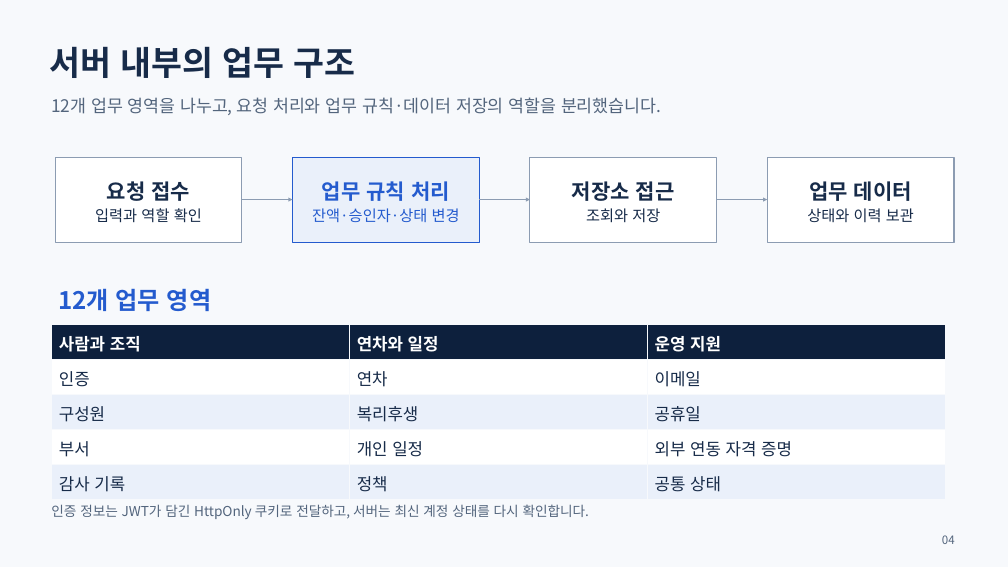
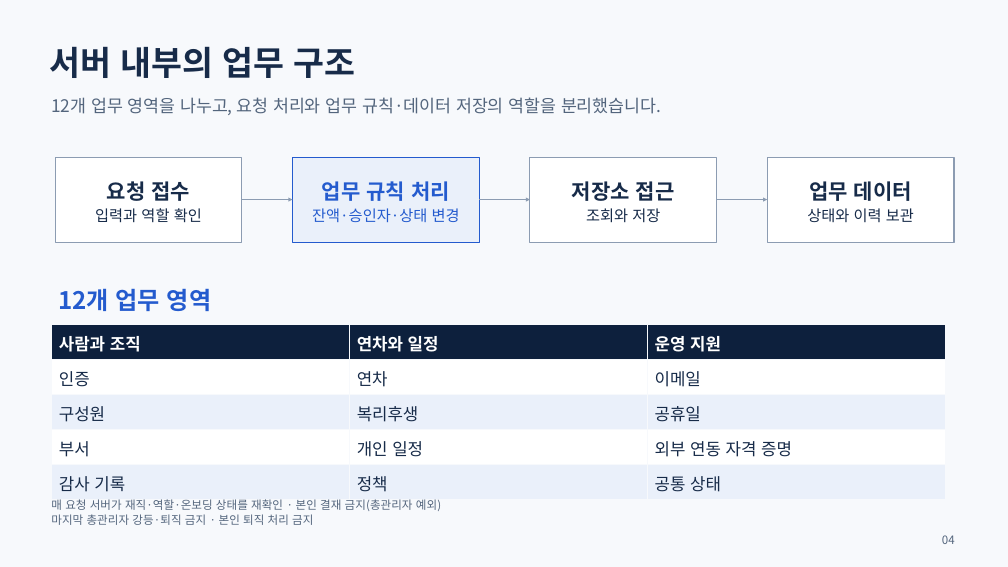
Before and after one commit to yejun9052/mlsoft-first-project, a slide deck: slide 4 of docs/발표자료/연차ON-프로젝트-소개-2026-09-11.pptx. Drawn at 1008x567 pixels with LibreOffice and Linux fonts; fonts in the diff are those of the drawing. Boxes give left, top, right and bottom in pixels: in the first picture for what was removed or moved away, otherwise in the second. Text is boxed around its words. In the diff, an @@ line names an element or a change of style, - is before the commit and + after.

```diff
--- a/docs/발표자료/연차ON-프로젝트-소개-2026-09-11.pptx
+++ b/docs/발표자료/연차ON-프로젝트-소개-2026-09-11.pptx
@@ text at (51, 499, 441, 525): text changed; size 13 to 11 pt @@
-인증 정보는 JWT가 담긴 HttpOnly 쿠키로 전달하고, 서버는 최신 계정 상태를 다시 확인합니다.
+매 요청 서버가 재직·역할·온보딩 상태를 재확인 · 본인 결재 금지(총관리자 예외)
+마지막 총관리자 강등·퇴직 금지 · 본인 퇴직 처리 금지
```
Also in this commit, not shown: 10 other slides changed, 2 slides added, 7 slides removed, 3 other files.
